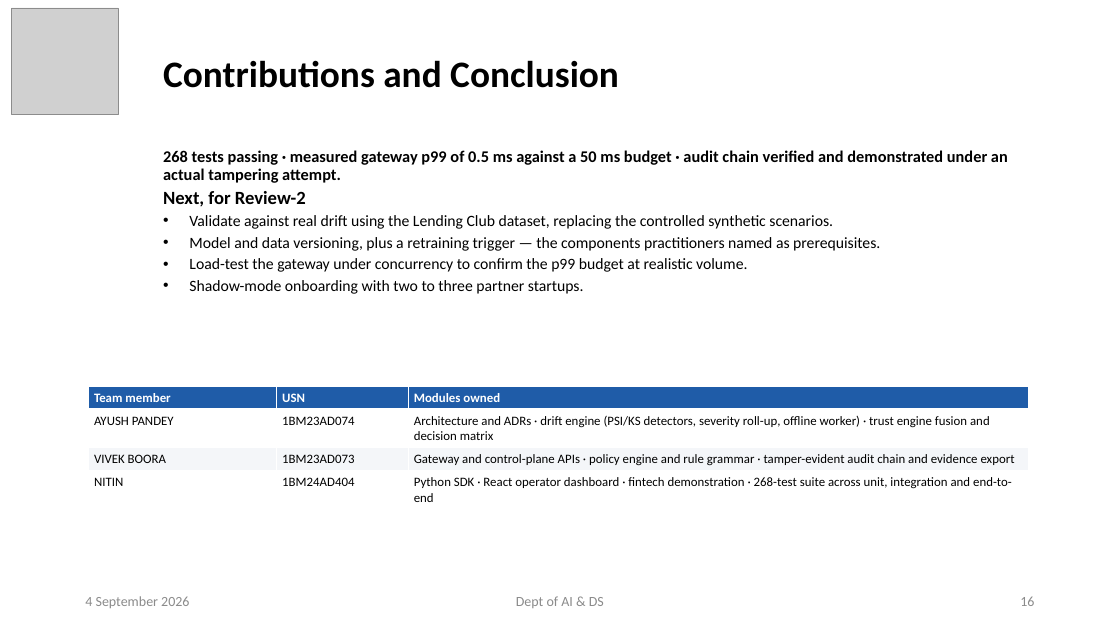
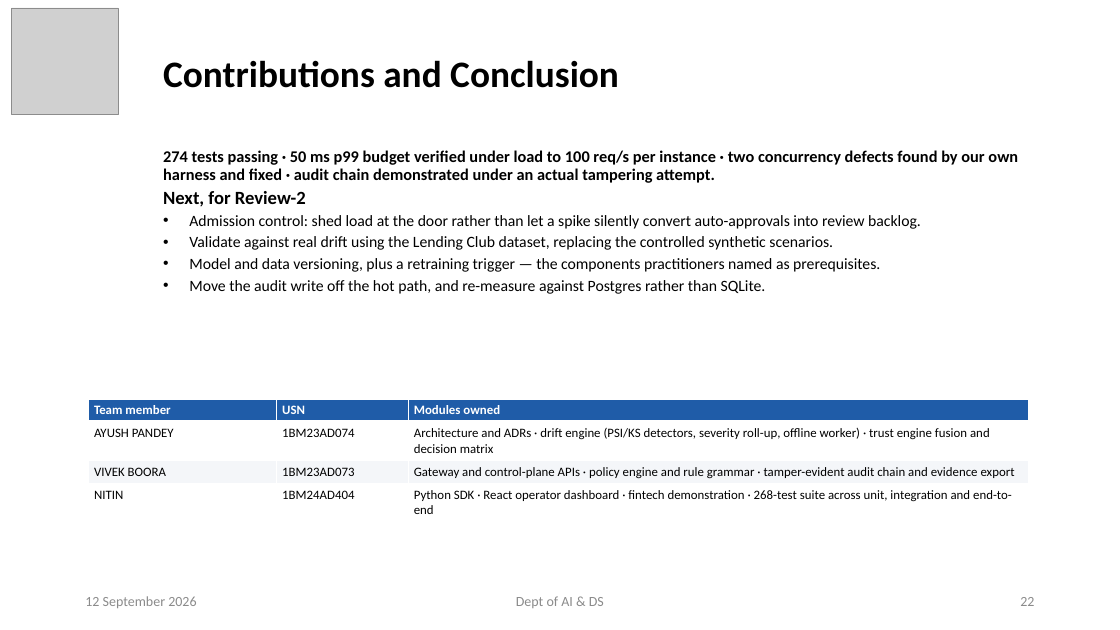
Before and after one commit to ayushpandey0201/custos, a slide deck: slide 22 of docs/presentations/Custos_Phase2_Review1.pptx (slide 16 before the commit). Drawn at 1120x630 pixels with LibreOffice and Linux fonts; fonts in the diff are those of the drawing; grey boxes stand for pictures. Boxes give left, top, right and bottom in pixels: in the first picture for what was removed or moved away, otherwise in the second. Text is boxed around its words. In the diff, an @@ line names an element or a change of style, - is before the commit and + after.

```diff
--- a/docs/presentations/Custos_Phase2_Review1.pptx
+++ b/docs/presentations/Custos_Phase2_Review1.pptx
@@ subtitle at [163, 150, 1018, 183]: text changed @@
-268 tests passing · measured gateway p99 of 0.5 ms against a 50 ms budget · audit chain verified and demonstrated under an actual tampering attempt.
+274 tests passing · 50 ms p99 budget verified under load to 100 req/s per instance · two concurrency defects found by our own harness and fixed · audit chain demonstrated under an actual tampering attempt.
@@ subtitle at [189, 215, 921, 229]: paragraph added @@
+• Admission control: shed load at the door rather than let a spike silently convert auto-approvals into review backlog.
@@ subtitle at [189, 280, 766, 294]: text changed @@
-• Load-test the gateway under concurrency to confirm the p99 budget at realistic volume.
-• Shadow-mode onboarding with two to three partner startups.
+• Move the audit write off the hot path, and re-measure against Postgres rather than SQLite.
@@ table: place and size @@
-table at [88, 386, 1029, 506]
+table at [88, 399, 1029, 518]
@@ text at [85, 596, 196, 608]: text changed @@
-4 September 2026
+12 September 2026
@@ page number at [1020, 597, 1034, 606]: text changed @@
-16
+22
```
Also in this commit, not shown: 15 other slides changed, 6 slides added, 18 other files.
